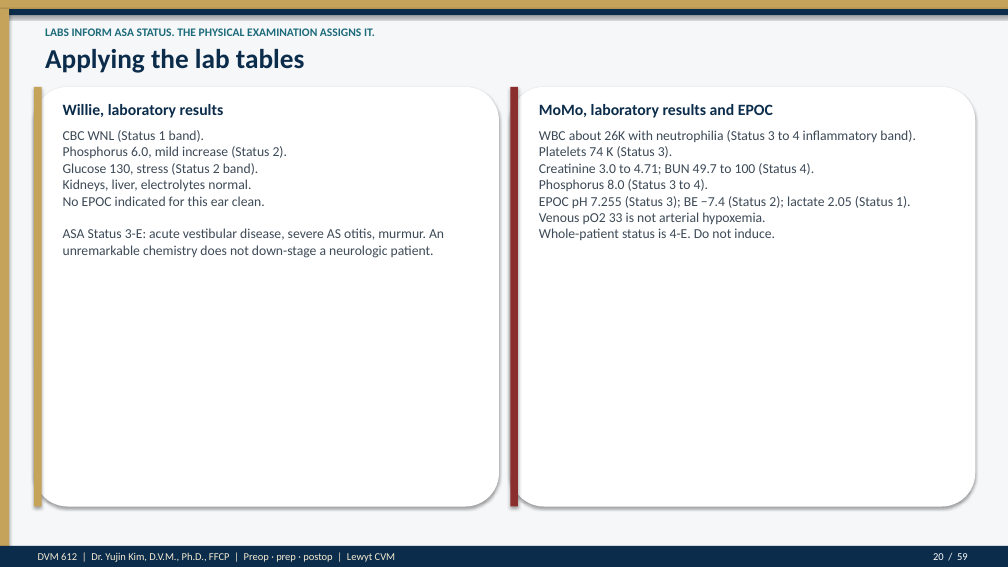
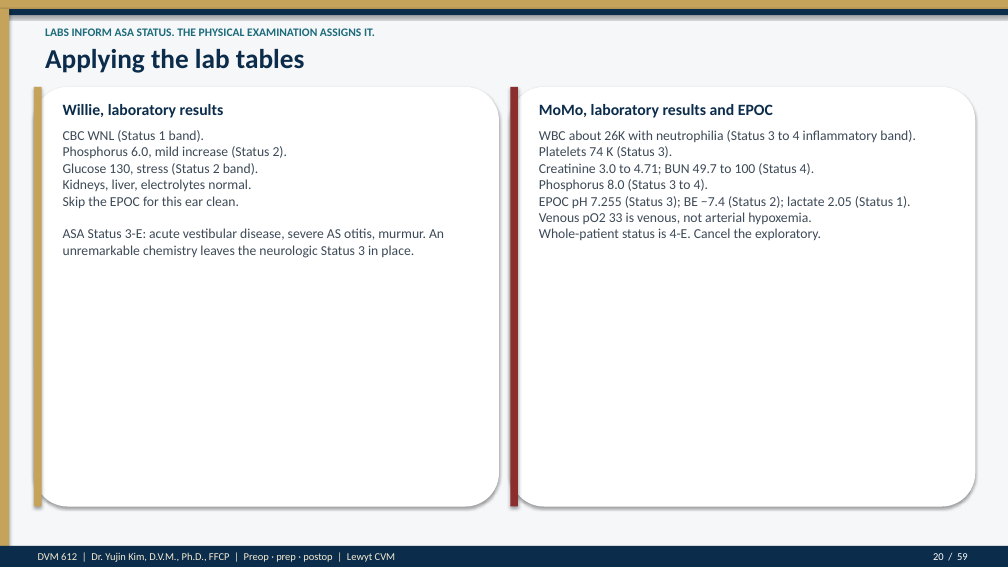
Before and after one commit to drkimvet/happycare, a slide deck: slide 20 of lectures/DVM-612_Week4_Preop_PatientPrep_Postop.pptx. Drawn at 1008x567 pixels with LibreOffice and Linux fonts; fonts in the diff are those of the drawing. Boxes give left, top, right and bottom in pixels: in the first picture for what was removed or moved away, otherwise in the second. Text is boxed around its words. In the diff, an @@ line names an element or a change of style, - is before the commit and + after.

```diff
--- a/lectures/DVM-612_Week4_Preop_PatientPrep_Postop.pptx
+++ b/lectures/DVM-612_Week4_Preop_PatientPrep_Postop.pptx
@@ text at [63,130,444,258]: text changed @@
-CBC WNL (Status 1 band).
-Phosphorus 6.0, mild increase (Status 2).
-Glucose 130, stress (Status 2 band).
-Kidneys, liver, electrolytes normal.
-No EPOC indicated for this ear clean.
-ASA Status 3-E: acute vestibular disease, severe AS otitis, murmur. An unremarkable chemistry does not down-stage a neurologic patient.
+CBC WNL (Status 1 band).
+Phosphorus 6.0, mild increase (Status 2).
+Glucose 130, stress (Status 2 band).
+Kidneys, liver, electrolytes normal.
+Skip the EPOC for this ear clean.
+ASA Status 3-E: acute vestibular disease, severe AS otitis, murmur. An unremarkable chemistry leaves the neurologic Status 3 in place.
@@ text at [539,130,916,240]: text changed @@
-WBC about 26K with neutrophilia (Status 3 to 4 inflammatory band).
-Platelets 74 K (Status 3).
-Creatinine 3.0 to 4.71; BUN 49.7 to 100 (Status 4).
-Phosphorus 8.0 (Status 3 to 4).
-EPOC pH 7.255 (Status 3); BE −7.4 (Status 2); lactate 2.05 (Status 1).
-Venous pO2 33 is not arterial hypoxemia.
-Whole-patient status is 4-E. Do not induce.
+WBC about 26K with neutrophilia (Status 3 to 4 inflammatory band).
+Platelets 74 K (Status 3).
+Creatinine 3.0 to 4.71; BUN 49.7 to 100 (Status 4).
+Phosphorus 8.0 (Status 3 to 4).
+EPOC pH 7.255 (Status 3); BE −7.4 (Status 2); lactate 2.05 (Status 1).
+Venous pO2 33 is venous, not arterial hypoxemia.
+Whole-patient status is 4-E. Cancel the exploratory.
```
Also in this commit, not shown: 33 other slides changed, 8 other files.
